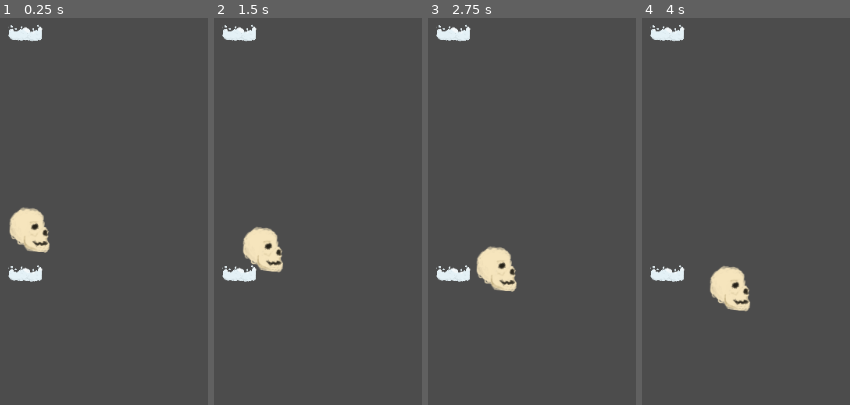
Above: before the commit, frames 1-4 (left to right).
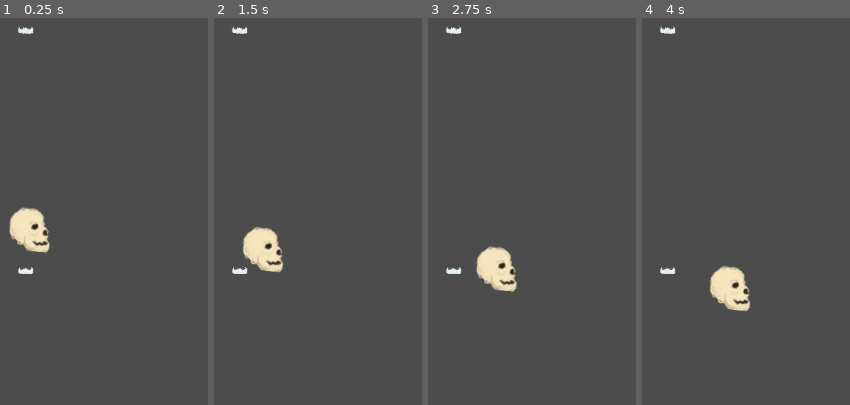
Above: after the commit, the same moments.

Repository: 4X3L/sky-high
Game: Godot game, scene res://World.tscn
Same seed, same stepped clock (60 frames per second), same inputs: the game is played once before the commit and once after it. This scene is started directly instead of the project's main scene.
Inputs:
- Up to frame 1 (0.25 s): no input
- Up to frame 2 (1.5 s): no input
- Up to frame 3 (2.75 s): no input
- Up to frame 4 (4 s): no input

The runs differ from the first frame. In frame 1, 0.9% of the frame differs, in the area x 3-21%, y 1-69%; in frame 2, 0.9%; in frame 3, 0.9%; in frame 4, 0.9%.

Commit message:
add platform

Diff:
--- a/PlatGen.gd
+++ b/PlatGen.gd
@@ -4,13 +4,32 @@
 # Declare member variables here. Examples:
 # var a = 2
 # var b = "text"
-
-
+export var yPlayer : float = 0.0
+var platformScn = load("res://Platform.tscn")
+var platformList = []
+var minBounds = 0
+var maxBounds = 0
+var spawnDist = 800
+var spawnPerRange = 5
+var rng = RandomNumberGenerator.new()
 # Called when the node enters the scene tree for the first time.
 func _ready():
 	pass # Replace with function body.
 
+func spawnInRange(ub, lb):
+	for _i in range(0,spawnPerRange):
+		var newPlat = platformScn.instance()
+		var viewWidth = get_viewport().size.x
+		newPlat.position[0] = rng.randf_range(0, viewWidth)
+		newPlat.position[1] = rng.randf_range(lb, ub)
+		platformList.append(newPlat)
+		add_child_below_node(get_tree().get_root(), newPlat)
 
 # Called every frame. 'delta' is the elapsed time since the previous frame.
-#func _process(delta):
-#	pass
+func _process(_delta):
+	while abs(minBounds - yPlayer) < spawnDist:
+		spawnInRange(minBounds, minBounds-spawnDist)
+		minBounds -= spawnDist
+	while abs(maxBounds - yPlayer) < spawnDist:
+		spawnInRange(maxBounds + spawnDist, maxBounds)
+		maxBounds += spawnDist
--- /dev/null
+++ b/PlatGen.tscn
@@ -0,0 +1,6 @@
+[gd_scene load_steps=2 format=2]
+
+[ext_resource path="res://PlatGen.gd" type="Script" id=1]
+
+[node name="PlatGen" type="Node2D"]
+script = ExtResource( 1 )
--- a/Platform.tscn
+++ b/Platform.tscn
@@ -3,18 +3,17 @@
 [ext_resource path="res://plat.png" type="Texture" id=1]
 
 [sub_resource type="RectangleShape2D" id=1]
-extents = Vector2( 208.369, 53.4077 )
+extents = Vector2( 90.9196, 18.2314 )
 
 [node name="Platform" type="StaticBody2D"]
 
 [node name="CollisionShape2D" type="CollisionShape2D" parent="."]
-position = Vector2( 0, 103.314 )
+position = Vector2( 0.42041, 45.2917 )
 shape = SubResource( 1 )
 one_way_collision = true
 one_way_collision_margin = 0.0
 
 [node name="Sprite" type="Sprite" parent="."]
+position = Vector2( -0.210206, 0.210236 )
+scale = Vector2( 0.448983, 0.440771 )
 texture = ExtResource( 1 )
-__meta__ = {
-"_edit_lock_": true
-}
Not shown, added: bg.png.import
